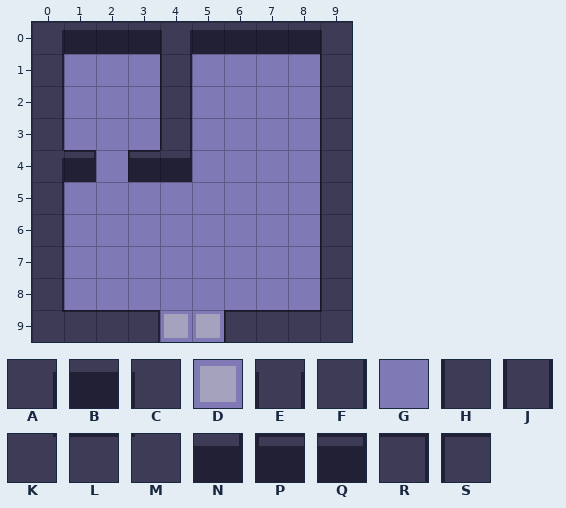
Tiled map (JSON), stored at Content/Maps/map_2.json. Above is the file before it was changed.
Cells are 16x16 px. Shown: x 0..9, y 0..9.
Key: from "Tiles_1": A 0, B 1, C 2, D 3, E 7, F 20, G 21, H 22, J 25, K 40, L 41, M 42, N 48, P 49, Q 50, R 60, S 62.
_ is an empty cell.
Layer "tiles" before, first column x 0:
 0 ABBBEBBBBC
 1 FGGGJGGGGH
 2 FGGGJGGGGH
 3 FGGGJGGGGH
 4 AQGPNGGGGH
 5 FGGGGGGGGH
 6 FGGGGGGGGH
 7 FGGGGGGGGH
 8 FGGGGGGGGH
 9 KLLRDDSLLM
Once edited:
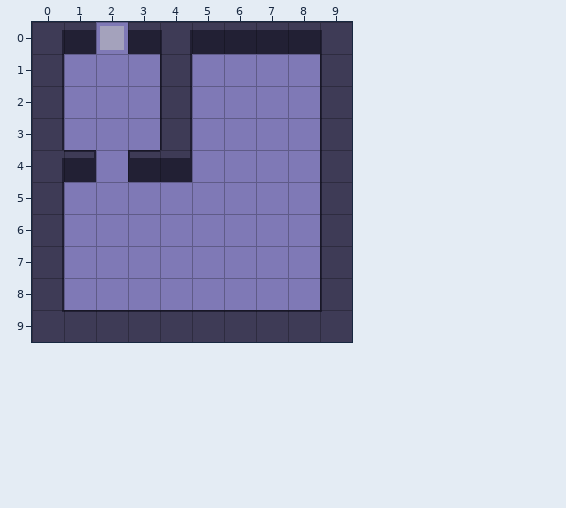
Difference:
{"where": "layer \"tiles\""}
{"y":0,"x":2,"old":"B","new":"D"}
{"y":9,"x":3,"old":"RDDS","new":"LLLL"}
